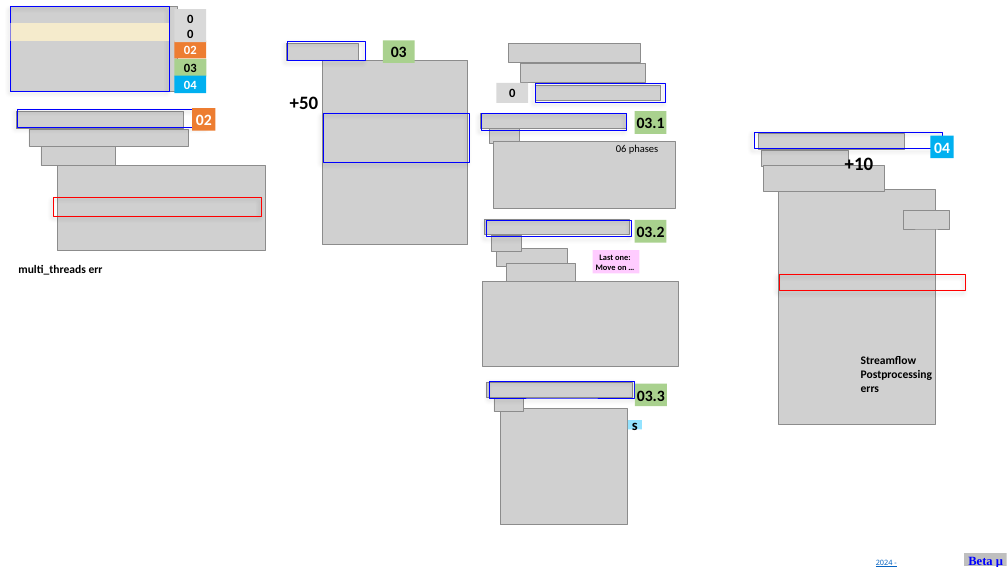
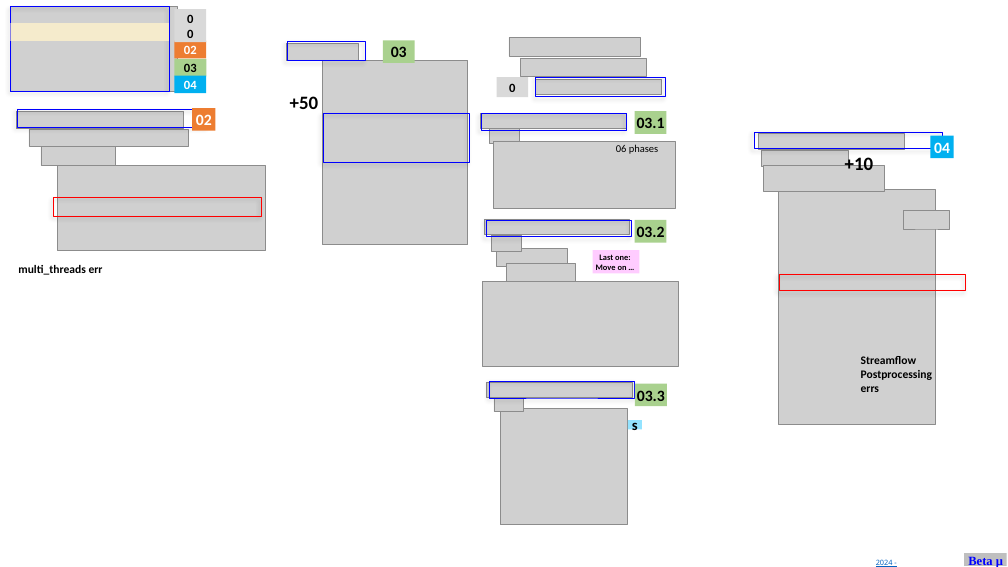
Before and after one commit to grossiRM/00_Betami, a slide deck: slide 2 of 01_Follow_up__activities.pptx. Drawn at 1008x567 pixels with LibreOffice and Linux fonts; fonts in the diff are those of the drawing; grey boxes stand for pictures. Boxes give left, top, right and bottom in pixels: in the first picture for what was removed or moved away, otherwise in the second. Text is boxed around its words. In the diff, an @@ line names an element or a change of style, - is before the commit and + after.

```diff
--- a/01_Follow_up__activities.pptx
+++ b/01_Follow_up__activities.pptx
@@ 3 pictures, 2 rectangles: place and size @@
-3 pictures, 2 rectangles at bbox=[497, 43, 665, 103]
+3 pictures, 2 rectangles at bbox=[497, 37, 665, 97]
```
Also in this commit, not shown: 1 other file.
